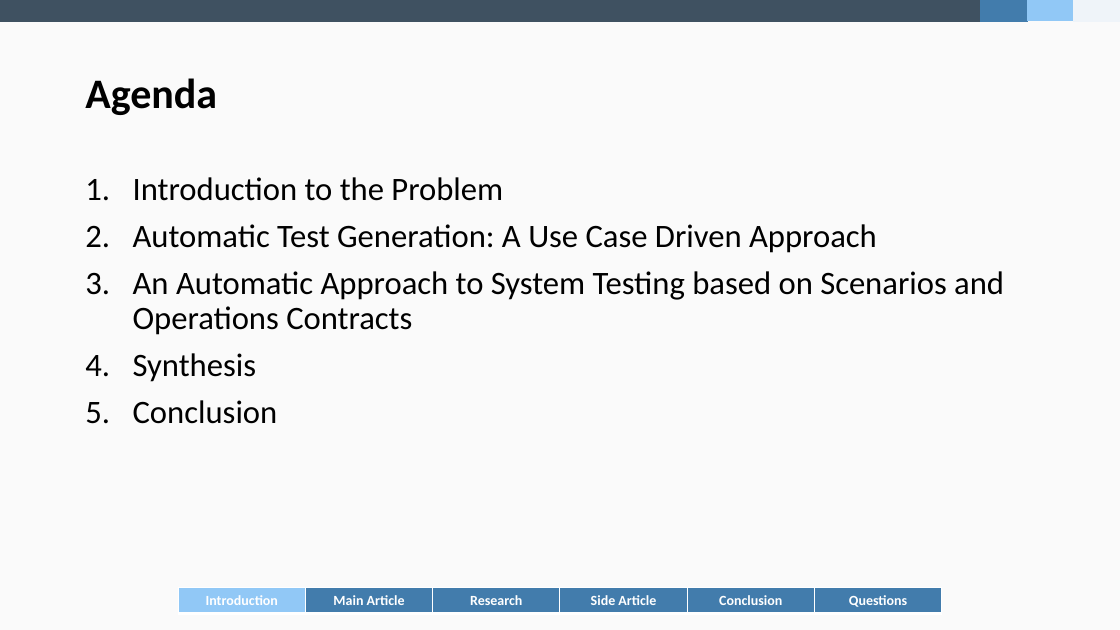
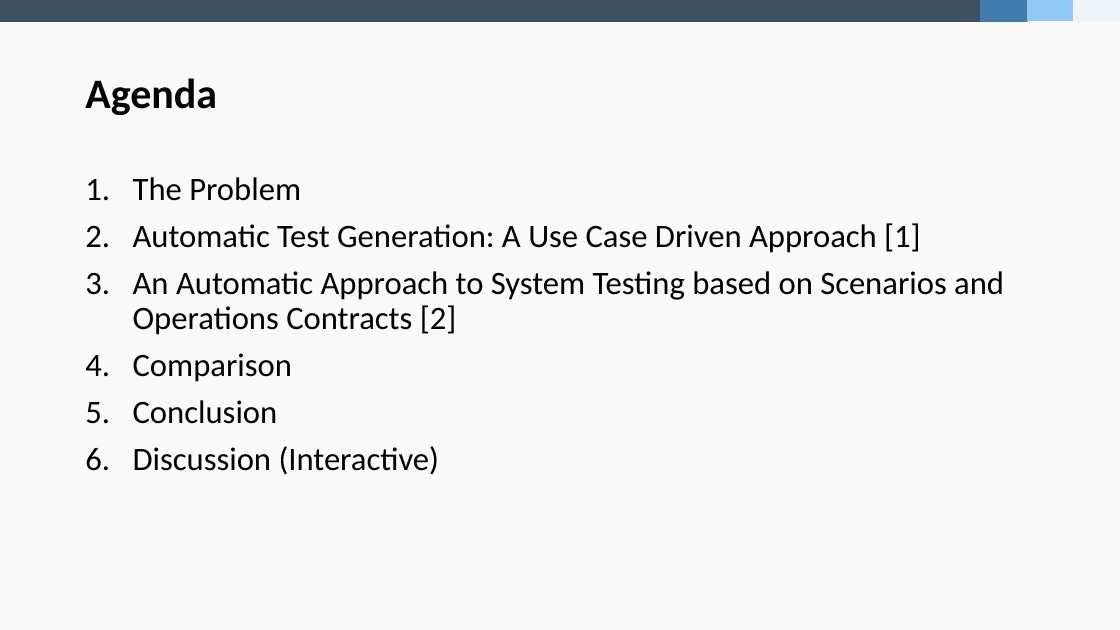
Before and after one commit to fidsusj/SWE-Seminar, a slide deck: slide 2 of doc/Final Presentation F. Hausberger.pptx. Drawn at 1120x630 pixels with LibreOffice and Linux fonts; fonts in the diff are those of the drawing. Boxes give left, top, right and bottom in pixels: in the first picture for what was removed or moved away, otherwise in the second. Text is boxed around its words. In the diff, an @@ line names an element or a change of style, - is before the commit and + after.

```diff
--- a/doc/Final Presentation F. Hausberger.pptx
+++ b/doc/Final Presentation F. Hausberger.pptx
@@ text at (133,177,1004,382): text changed @@
-1. Introduction to the Problem
-2. Automatic Test Generation: A Use Case Driven Approach
-3. An Automatic Approach to System Testing based on Scenarios and Operations Contracts
-4. Synthesis
+1. The Problem
+2. Automatic Test Generation: A Use Case Driven Approach [1]
+3. An Automatic Approach to System Testing based on Scenarios and Operations Contracts [2]
+4. Comparison
@@ text at (133,446,440,475): paragraph added @@
+6. Discussion (Interactive)
@@ table removed at (178,588,939,613), 1 rows, 6 columns @@
-Introduction | Main Article | Research | Side Article | Conclusion | Questions
```
Also in this commit, not shown: 5 other slides changed, 6 slides added, 1 slide removed.
